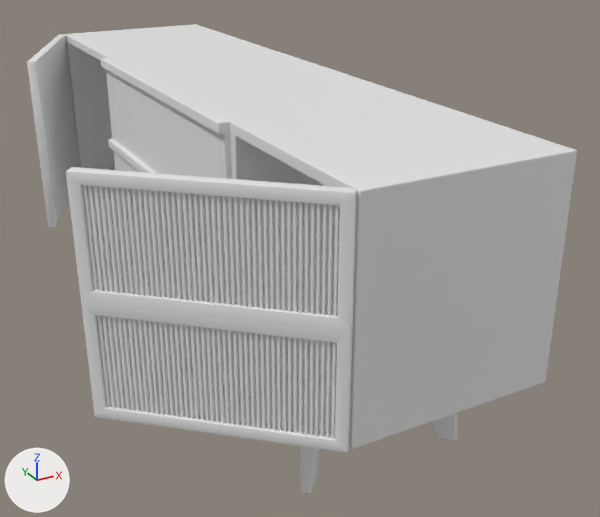
Renders of the FBX model Assets/_Nicolai/Eras/CurrentEra/Supervisor/Props/Models/FurnitureKadel.fbx from each side of a commit.
Camera for both pictures: a 50 mm lens placed at (-0.99, -2.14, 1.29), pointed at (0.08, -0.2, 0.32). Lighting does not change. The marker at lower left points along +X, +Y and +Z. Materials are left out; every surface is plain grey. Where no turn or scale is listed for an object, it has been applied to the vertices.

In view in the first picture: 'Bloc Central', 'Blocs Exterieur', 'Pieds', 'Porte Droite', 'Porte Gauche'.
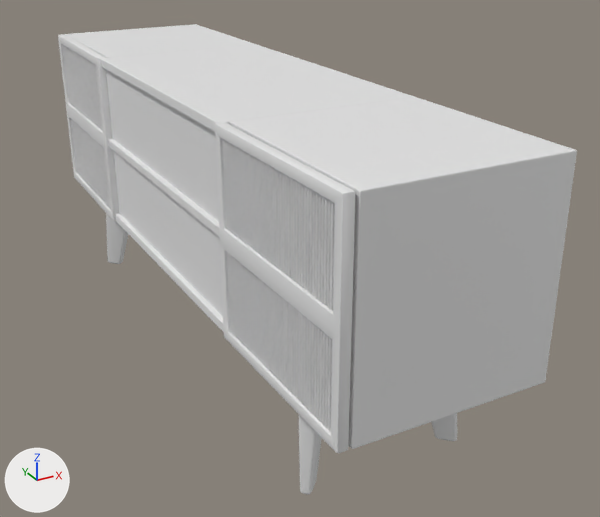
Pixel boxes [x1, y1, x2, y2] of what changed, in the pictures (600 x 517 px):
'Porte Droite', moved, turned
    before: [66, 167, 357, 452]
    after: [215, 122, 355, 453]
'Porte Gauche', moved, turned
    before: [27, 34, 80, 227]
    after: [58, 34, 119, 222]

The change, as a list of edits to the scene's bpy script:
```text
Change ob_porte_gauche:
    ob_porte_gauche.location: (-16.75, 14.1, -74.51) -> (-6.681, 14.1, -71.91)
    ob_porte_gauche.rotation_euler: (0.0, 0.0, 0.0) -> (0.0, 0.4, 0.0)  # degrees (0, 0, 0) -> degrees (0, 23, 0)
Change ob_porte_droite:
    ob_porte_droite.location: (-25.43, 14.1, 80.69) -> (-7.088, 14.1, 71.97)
    ob_porte_droite.rotation_euler: (0.0, 0.0, 0.0) -> (0.0, -0.833, 0.0)  # degrees (0, 0, 0) -> degrees (0, -48, 0)
```
